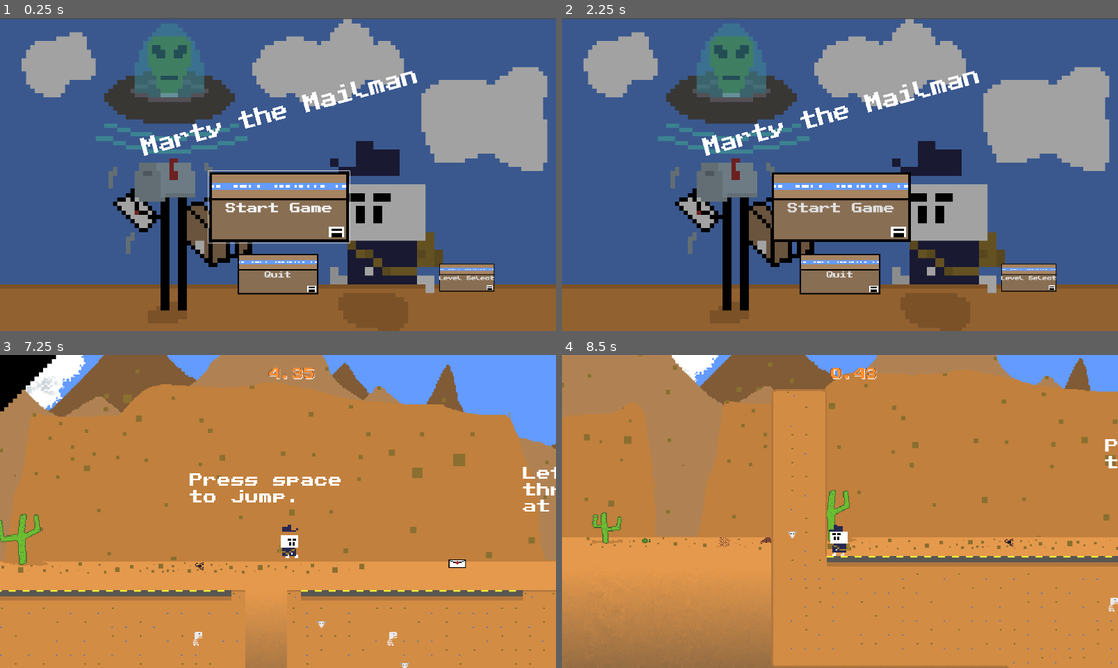
Above: before the commit, frames 1-4 (two rows, left to right).
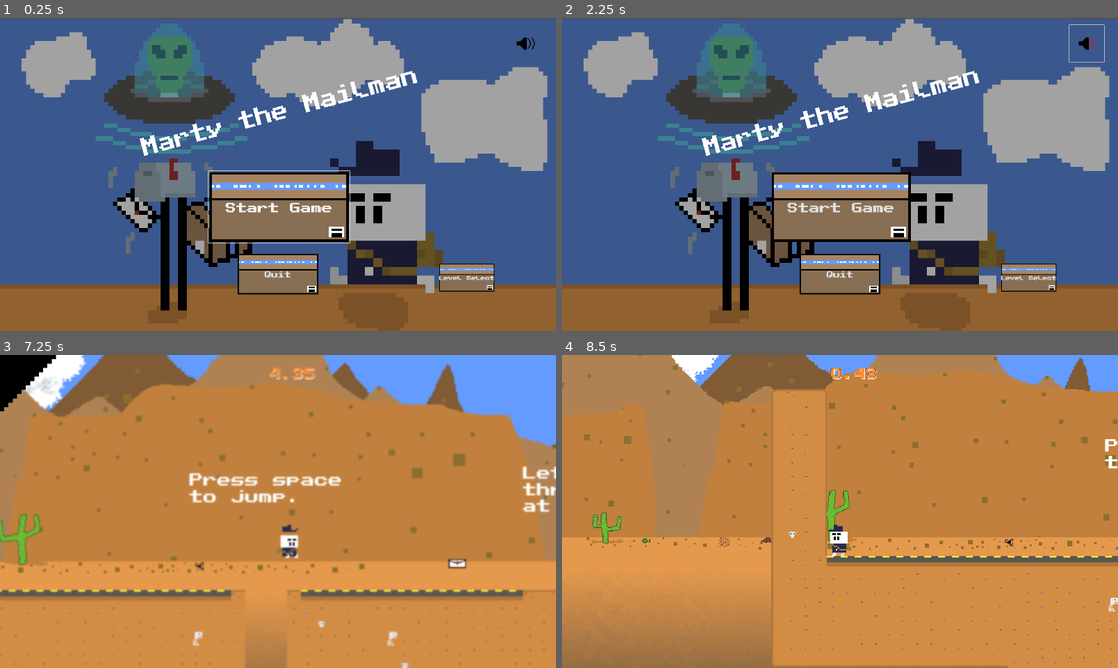
Above: after the commit, the same moments.

Repository: me6262/gameJam2023
Game: Godot game, scene res://MenuScene.tscn
Same seed, same stepped clock (60 frames per second), same inputs: the game is played once before the commit and once after it. The engine's default icon, where the game draws it, is replaced by a stand-in: a white triangle on a blue panel in a dark square.
Inputs (mouse positions are in pixels of both pictures, inside the frame that each line leads up to):
- Up to frame 1 (0.25 s): no input
- Up to frame 2 (2.25 s): click "Level Select" at 0.5 s; click "back" at 1.25 s; click (1084, 43) at 2.02 s
- Up to frame 3 (7.25 s): click "Start Game" at 2.75 s; tap Enter every 0.75 s from 3.5 to 6.5 s; move the mouse to (400, 495) at 3.52 s; hold Right mouse button (aim) 3.53-4.28 s; hold Right (ui_right) 3.53-5.03 s; tap Space (jump) at 3.77, 4.52, 6.02, 6.77 s; move the mouse to (166, 527) at 4.27 s; click (166, 527) at 4.35 s; move the mouse to (333, 442) at 5.02 s; hold Left (ui_left) 5.03-5.78 s; tap K (look_down) at 5.1 s; move the mouse to (250, 574) at 5.77 s; hold Right (ui_right) from 5.78 s (still down); tap J (look_left) at 5.85 s; move the mouse to (444, 558) at 6.52 s; tap L (look_right) at 6.6 s; tap Escape (pause) at 7.15 s
- Up to frame 4 (8.5 s): tap Enter at 7.25 s; move the mouse to (673, 464) at 7.27 s; release Right (ui_right) at 7.28 s; hold Left (ui_left) 7.28-8 s; tap I (look_up) at 7.35 s; tap Space (jump) at 7.52 s; click "Start Game" at 8 s

The runs differ from the first frame. In frame 1, less than 0.1% of the frame differs, in the area x 92-97%, y 6-11%; in frame 2, 0.1%; in frame 3, 3.8%, in the area x 0-100%, y 0-100%; in frame 4, nothing differs.
Error before the commit: Cannot call method 'get_var' on a null value. (res://Stopwatch.gd:25)
Error after the commit: Cannot call method 'get_var' on a null value. (res://Stopwatch.gd:26)

Commit message:
added new features

Diff:
--- a/AudioStreamPlayer2D.gd
+++ b/AudioStreamPlayer2D.gd
@@ -5,7 +5,7 @@
 
 # Called when the node enters the scene tree for the first time.
 func _ready():
-	pass
+	get_tree().get_first_node_in_group("music_mute_button").toggled.connect(on_music_toggled)
 
 # Called every frame. 'delta' is the elapsed time since the previous frame.
 func _process(delta):
@@ -13,5 +13,8 @@
 		player = get_tree().get_first_node_in_group("Player")
 	else:
 		global_position = player.global_position
-	if not playing:
+	if not playing and not stream_paused:
 		play(0)
+
+func on_music_toggled(status: bool):
+	stream_paused = status
--- a/Level.gd
+++ b/Level.gd
@@ -8,6 +8,6 @@
 
 @onready var player: Player = get_tree().get_first_node_in_group("Player")
 
-signal level_completed(next: PackedScene)
+signal level_completed
 signal level_failed(message: String)
 signal level_started
--- a/MainMenu.gd
+++ b/MainMenu.gd
@@ -12,14 +12,14 @@
 @onready var menu: FailScreen = get_tree().get_first_node_in_group("allmenu")
 @export var level_select: Control
 var next_packed_level: PackedScene
-@onready var current_packed_level = level_one
+@onready var current_packed_level: PackedScene = level_one
 var next_level: Level
 var current_level: Level
 
 signal level_starting(level:int)
 signal level_ending
 
-var all_levels_list
+var all_levels_list = DirAccess.get_files_at("res://levels")
 
 # 400, 472
 
@@ -50,7 +50,8 @@
 	if current_level != null and not current_level.is_queued_for_deletion():
 		current_level.queue_free()
 	unpacked_player.show()
-	current_packed_level = level_one
+	current_packed_level = load("res://levels/" + all_levels_list[0])
+	level_index = 0
 	current_level = current_packed_level.instantiate()
 	get_tree().root.get_child(0).add_child(current_level)
 	current_level.level_completed.connect(on_level_completed)
@@ -64,21 +65,23 @@
 	$quit.button_pressed = false
 	hide()
 
-func on_level_completed(next: PackedScene):
+func on_level_completed():
 	hide()
-	if not next:
+
+	if all_levels_list.size() - 1 < level_index + 1:
+		level_ending.emit()
 		menu.final_level_done()
 		return
 	if menu:
 		level_ending.emit()
 		menu.level_done()
+		level_index += 1
 		await menu.next_level
-		level_index += 1
 
 	print("complete recieved")
-	current_packed_level = next
+	current_packed_level = load("res://levels/" + all_levels_list[level_index])
 	current_level.queue_free()
-	next_level = next.instantiate()
+	next_level = current_packed_level.instantiate()
 	current_level = next_level
 	current_level.level_failed.connect(on_level_failed)
 	current_level.level_completed.connect(on_level_completed)
@@ -125,4 +128,30 @@
 
 func _on_button_pressed():
 	level_select.show()
-	level_select.grab_focus()
+	level_select.get_node("Button").grab_focus()
+
+func on_level_selected(idx: int):
+	print("level select recieved")
+	if get_tree().paused:
+		get_tree().paused = false
+	if unpacked_player == null:
+		unpacked_player = player.instantiate()
+		get_tree().root.get_child(0).add_child(unpacked_player)
+	if current_level != null and not current_level.is_queued_for_deletion():
+		current_level.queue_free()
+	unpacked_player.show()
+	print(all_levels_list[idx])
+	current_packed_level = load("res://levels/" + all_levels_list[idx])
+	level_index = idx
+	current_level = current_packed_level.instantiate()
+	get_tree().root.get_child(0).add_child(current_level)
+	current_level.level_completed.connect(on_level_completed)
+	current_level.level_failed.connect(on_level_failed)
+	unpacked_player.position = Vector2(80, 500)
+	level_starting.emit(idx)
+	unpacked_player.cam.enabled = true
+	$start.disabled = true
+	$start.button_pressed = false
+	$quit.disabled = true
+	$quit.button_pressed = false
+	hide()
--- a/MenuScene.tscn
+++ b/MenuScene.tscn
@@ -9,12 +9,20 @@
 [ext_resource type="PackedScene" uid="uid://cv63g0qbfrl3" path="res://Menus/LevelSelect.tscn" id="7_7sijl"]
 
 [node name="Node2D" type="Node2D"]
+texture_filter = 1
 
 [node name="Objectives" parent="." node_paths=PackedStringArray("level_select") instance=ExtResource("1_1js8d")]
 process_mode = 3
 level_select = NodePath("../LevelSelect")
 
+[node name="LevelSelect" parent="." instance=ExtResource("7_7sijl")]
+visible = false
+offset_right = 1920.0
+offset_bottom = 1084.0
+focus_mode = 2
+
 [node name="RetryScreen" parent="." instance=ExtResource("2_13v03")]
+visible = false
 
 [node name="Stopwatch" type="CanvasLayer" parent="." node_paths=PackedStringArray("menu", "main") groups=["stopwatch"]]
 process_mode = 1
@@ -54,9 +62,6 @@
 theme_override_font_sizes/font_size = 40
 text = "00:00"
 
-[node name="AudioListener2D" type="AudioListener2D" parent="Stopwatch/Control"]
-
-[node name="LevelSelect" parent="." instance=ExtResource("7_7sijl")]
-visible = false
-offset_right = 1920.0
-offset_bottom = 1084.0
+[connection signal="level_selected" from="LevelSelect" to="Objectives" method="on_level_selected"]
+[connection signal="new_best" from="Stopwatch" to="LevelSelect" method="_on_stopwatch_new_best"]
+[connection signal="new_best" from="Stopwatch" to="RetryScreen" method="_on_stopwatch_new_best"]
--- a/Menus/LevelIcon.gd
+++ b/Menus/LevelIcon.gd
@@ -1,8 +1,11 @@
 @tool
 extends Button
 
+signal level_selected(idx: int)
+
 var level_string: String = "stuff"
-var level_scene_string: String
+var level_number: int
+
 var level_time: float = 0
 
 # Called when the node enters the scene tree for the first time.
@@ -13,7 +16,12 @@
 
 # Called every frame. 'delta' is the elapsed time since the previous frame.
 
-func change_data(level_num: String, time: float, scene_string:String):
+func change_data(level_num: String, time: float):
 	text = level_num
 	$Label.text = str(time)
-	level_scene_string = scene_string
+	level_number = int(level_num) - 1
+
+
+func _on_pressed():
+	print("level button pressed internally")
+	level_selected.emit(level_number)
--- a/Menus/LevelIcon.tscn
+++ b/Menus/LevelIcon.tscn
@@ -4,6 +4,7 @@
 [ext_resource type="Script" path="res://Menus/LevelIcon.gd" id="1_hu6xu"]
 
 [node name="LevelIcon" type="Button"]
+process_mode = 3
 texture_filter = 1
 custom_minimum_size = Vector2(256, 256)
 anchors_preset = 15
@@ -15,7 +16,7 @@
 grow_vertical = 2
 theme = ExtResource("1_fl6ja")
 theme_override_font_sizes/font_size = 45
-text = "0"
+text = "Stuffdjsfsdjkh"
 script = ExtResource("1_hu6xu")
 
 [node name="Label" type="Label" parent="."]
@@ -27,3 +28,5 @@
 text = "0"
 horizontal_alignment = 1
 vertical_alignment = 1
+
+[connection signal="pressed" from="." to="." method="_on_pressed"]
--- a/Menus/LevelSelect.gd
+++ b/Menus/LevelSelect.gd
@@ -1,5 +1,7 @@
 @tool
 extends Control
+
+signal level_selected(idx: int)
 
 var first_run = true
 var level_folder = "res://levels"
@@ -7,6 +9,7 @@
 @onready var dir = DirAccess.get_files_at(level_folder)
 @onready var folder_size = dir.size()
 @onready var current_layer:HBoxContainer
+var times = []
 # Called when the node enters the scene tree for the first time.
 func _ready():
 	print("bruh")
@@ -16,20 +19,26 @@
 	if DirAccess.get_files_at(level_folder).size() == dir.size() and not first_run:
 		return
 	var i = 0
-	var times = []
-	times = FileAccess.open("user://leaderboard.dat", FileAccess.READ).get_var(true)
+	if times.size() <= 0:
+		times = FileAccess.open("user://leaderboard.dat", FileAccess.READ).get_var(true)
+
+	dir = DirAccess.get_files_at(level_folder)
 	current_layer = HBoxContainer.new()
+	current_layer.add_spacer(true)
 	$VBoxContainer.add_child(current_layer)
 	for file in dir:
 		print(file)
 		var level_icon = level_icons.instantiate()
 		current_layer.add_child(level_icon)
 		current_layer.add_spacer(false)
-		level_icon.change_data("%d" % (i + 1), times[i] if times.size() > i else 0, file)
+		level_icon.change_data("%d" % (i + 1), times[i] if times.size() > i else 0)
+		level_icon.level_selected.connect(on_selected)
+		# if (i + 1) % 8 == 0:
+		# 	pass
 		if (i + 1) % 4 == 0:
-			current_layer.add_spacer(true)
 			print("new layer")
 			current_layer = HBoxContainer.new()
+			current_layer.add_spacer(true)
 			$VBoxContainer.add_spacer(false)
 			$VBoxContainer.add_child(current_layer)
 		first_run = false
@@ -44,3 +53,16 @@
 
 func _on_button_pressed():
 	hide()
+
+func on_selected(idx: int):
+	print("level button pressed")
+	hide()
+	level_selected.emit(idx)
+
+
+
+func _on_stopwatch_new_best(time: float, level: int):
+	for child in $VBoxContainer.get_children():
+		child.queue_free()
+	first_run = false
+	times[level] = time
--- /dev/null
+++ b/Menus/LevelSelect.gdshader
@@ -0,0 +1,20 @@
+shader_type canvas_item;
+
+uniform float FloatParameter : hint_range(0, 5);
+uniform sampler2D SCREEN_TEXTURE : hint_screen_texture, filter_linear_mipmap;
+
+
+
+void fragment() {
+
+
+	vec4 n_out2p0;
+// Texture2D:2
+	n_out2p0 = textureLod(SCREEN_TEXTURE, SCREEN_UV, FloatParameter);
+
+
+// Output:0
+	COLOR = n_out2p0;
+
+
+}
--- /dev/null
+++ b/Menus/LevelSelect.tres
@@ -0,0 +1,56 @@
+[gd_resource type="VisualShader" load_steps=4 format=3 uid="uid://b31a7k74guckk"]
+
+[sub_resource type="VisualShaderNodeTexture" id="VisualShaderNodeTexture_381gj"]
+expanded_output_ports = [0]
+source = 1
+
+[sub_resource type="VisualShaderNodeInput" id="VisualShaderNodeInput_t64i2"]
+output_port_for_preview = 0
+input_name = "screen_uv"
+
+[sub_resource type="VisualShaderNodeFloatParameter" id="VisualShaderNodeFloatParameter_mywoj"]
+output_port_for_preview = 0
+parameter_name = "FloatParameter"
+hint = 1
+max = 5.0
+default_value = 2.0
+
+[resource]
+code = "shader_type canvas_item;
+render_mode blend_mix;
+
+uniform float FloatParameter : hint_range(0, 5);
+uniform sampler2D screen_tex_frg_2 : hint_screen_texture;
+
+
+
+void fragment() {
+// Input:5
+	vec2 n_out5p0 = SCREEN_UV;
+
+
+// FloatParameter:6
+	float n_out6p0 = FloatParameter;
+
+
+	vec4 n_out2p0;
+// Texture2D:2
+	n_out2p0 = textureLod(screen_tex_frg_2, n_out5p0, n_out6p0);
+
+
+// Output:0
+	COLOR.rgb = vec3(n_out2p0.xyz);
+
+
+}
+"
+graph_offset = Vector2(-896.432, 167.096)
+mode = 1
+flags/light_only = false
+nodes/fragment/2/node = SubResource("VisualShaderNodeTexture_381gj")
+nodes/fragment/2/position = Vector2(40, 220)
+nodes/fragment/5/node = SubResource("VisualShaderNodeInput_t64i2")
+nodes/fragment/5/position = Vector2(-460, 140)
+nodes/fragment/6/node = SubResource("VisualShaderNodeFloatParameter_mywoj")
+nodes/fragment/6/position = Vector2(-700, 420)
+nodes/fragment/connections = PackedInt32Array(5, 0, 2, 0, 6, 0, 2, 1, 2, 0, 0, 0)
--- a/Menus/LevelSelect.tscn
+++ b/Menus/LevelSelect.tscn
@@ -1,9 +1,12 @@
-[gd_scene load_steps=3 format=3 uid="uid://cv63g0qbfrl3"]
+[gd_scene load_steps=4 format=3 uid="uid://cv63g0qbfrl3"]
 
 [ext_resource type="Theme" uid="uid://c23xnxlf53rgf" path="res://MenuTheme.tres" id="1_7ynrv"]
 [ext_resource type="Script" path="res://Menus/LevelSelect.gd" id="1_vmyyp"]
+[ext_resource type="Material" uid="uid://ptrgymgkqglj" path="res://Menus/blurry_background.tres" id="3_qi5qv"]
 
 [node name="LevelSelect" type="Control"]
+process_mode = 3
+texture_filter = 1
 layout_mode = 3
 anchors_preset = 15
 anchor_right = 1.0
@@ -15,19 +18,28 @@
 theme = ExtResource("1_7ynrv")
 script = ExtResource("1_vmyyp")
 
+[node name="Panel" type="ColorRect" parent="."]
+material = ExtResource("3_qi5qv")
+layout_mode = 0
+offset_right = 1920.0
+offset_bottom = 1080.0
+theme = ExtResource("1_7ynrv")
+
 [node name="VBoxContainer" type="VBoxContainer" parent="."]
 layout_mode = 1
 anchors_preset = 14
 anchor_top = 0.5
 anchor_right = 1.0
 anchor_bottom = 0.5
-offset_top = -286.0
-offset_bottom = 270.0
+offset_top = -394.0
+offset_bottom = 402.0
 grow_horizontal = 2
 grow_vertical = 2
+theme = ExtResource("1_7ynrv")
 alignment = 1
 
 [node name="Button" type="Button" parent="."]
+process_mode = 3
 layout_mode = 1
 offset_left = 40.0
 offset_top = 27.0
@@ -36,4 +48,11 @@
 theme_override_font_sizes/font_size = 40
 text = "back"
 
+[connection signal="pressed" from="VBoxContainer/@HBoxContainer@23344/LevelIcon" to="VBoxContainer/@HBoxContainer@23344/LevelIcon" method="_on_pressed" flags=18]
+[connection signal="pressed" from="VBoxContainer/@HBoxContainer@23344/@Button@23346" to="VBoxContainer/@HBoxContainer@23344/@Button@23346" method="_on_pressed" flags=18]
+[connection signal="pressed" from="VBoxContainer/@HBoxContainer@23344/@Button@23348" to="VBoxContainer/@HBoxContainer@23344/@Button@23348" method="_on_pressed" flags=18]
+[connection signal="pressed" from="VBoxContainer/@HBoxContainer@23344/@Button@23350" to="VBoxContainer/@HBoxContainer@23344/@Button@23350" method="_on_pressed" flags=18]
+[connection signal="pressed" from="VBoxContainer/@HBoxContainer@23354/LevelIcon" to="VBoxContainer/@HBoxContainer@23354/LevelIcon" method="_on_pressed" flags=18]
+[connection signal="pressed" from="VBoxContainer/@HBoxContainer@23354/@Button@23356" to="VBoxContainer/@HBoxContainer@23354/@Button@23356" method="_on_pressed" flags=18]
+[connection signal="pressed" from="VBoxContainer/@HBoxContainer@23354/@Button@23358" to="VBoxContainer/@HBoxContainer@23354/@Button@23358" method="_on_pressed" flags=18]
 [connection signal="pressed" from="Button" to="." method="_on_button_pressed"]
--- /dev/null
+++ b/Menus/blurry_background.tres
@@ -0,0 +1,7 @@
+[gd_resource type="ShaderMaterial" load_steps=2 format=3 uid="uid://ptrgymgkqglj"]
+
+[ext_resource type="Shader" path="res://Menus/LevelSelect.gdshader" id="1_0wfcx"]
+
+[resource]
+shader = ExtResource("1_0wfcx")
+shader_parameter/FloatParameter = 1.298
--- a/Stopwatch.gd
+++ b/Stopwatch.gd
@@ -5,6 +5,7 @@
 
 signal timing_start
 signal timing_end(time:int)
+signal new_best(time: float, level:int)
 
 var current_level: int
 
@@ -40,9 +41,14 @@
 	menu.message = $Control/Label.text
 	hide()
 	counting = false
+	timing_end.emit()
 	if times.size() >= current_level + 1:
-		times[current_level] = float($Control/Label.text)
+		if times[current_level] > float($Control/Label.text):
+			new_best.emit(float($Control/Label.text), current_level)
+			print("better time")
+			times[current_level] = float($Control/Label.text)
 	else:
+		print("array too small")
 		while times.size() < current_level - 1:
 			times.append(0)
 		times.append(float($Control/Label.text))
--- a/levels/Level8.tscn
+++ /dev/null
@@ -1,7 +0,0 @@
-[gd_scene load_steps=2 format=3 uid="uid://cmkdbrnjkkpfk"]
-
-[ext_resource type="Script" path="res://script_templates/Level/LevelOne.gd" id="1_w3hlt"]
-
-[node name="Node2D" type="Node2D" groups=["Level"]]
-script = ExtResource("1_w3hlt")
-starting_mail = 2
--- a/objectives.tscn
+++ b/objectives.tscn
@@ -1,9 +1,12 @@
-[gd_scene load_steps=5 format=3 uid="uid://bn701six60kve"]
+[gd_scene load_steps=8 format=3 uid="uid://bn701six60kve"]
 
 [ext_resource type="Theme" uid="uid://c23xnxlf53rgf" path="res://MenuTheme.tres" id="1_2l5kn"]
 [ext_resource type="Script" path="res://MainMenu.gd" id="2_ow3oo"]
 [ext_resource type="Texture2D" uid="uid://dtqqk5lqf8twn" path="res://art/box_button.png" id="2_r58tq"]
 [ext_resource type="Texture2D" uid="uid://d3m1lf5cexjdq" path="res://art/main_menu.png" id="3_wrjl0"]
+[ext_resource type="Texture2D" uid="uid://2sm66xu24hy6" path="res://art/volume.png" id="5_xt0ot"]
+[ext_resource type="Script" path="res://toggle_music.gd" id="6_753is"]
+[ext_resource type="Texture2D" uid="uid://dgud72wt4mygv" path="res://art/volumemute.png" id="7_jo6fq"]
 
 [node name="Objectives" type="Control"]
 layout_mode = 3
@@ -84,6 +87,23 @@
 icon_alignment = 1
 expand_icon = true
 
+[node name="MuteButton" type="Button" parent="." groups=["music_mute_button"]]
+texture_filter = 1
+layout_mode = 0
+offset_left = 1752.0
+offset_top = 24.0
+offset_right = 1872.0
+offset_bottom = 152.0
+toggle_mode = true
+icon = ExtResource("5_xt0ot")
+flat = true
+icon_alignment = 1
+expand_icon = true
+script = ExtResource("6_753is")
+on_texture = ExtResource("5_xt0ot")
+off_texture = ExtResource("7_jo6fq")
+
 [connection signal="pressed" from="start" to="." method="_on_start_pressed"]
 [connection signal="pressed" from="quit" to="." method="_on_quit_pressed"]
 [connection signal="pressed" from="Button" to="." method="_on_button_pressed"]
+[connection signal="toggled" from="MuteButton" to="MuteButton" method="_on_toggled"]
--- a/props/mailbox.gd
+++ b/props/mailbox.gd
@@ -4,7 +4,7 @@
 
 signal mail_recieved
 
-@export var mail_required = 1
+var mail_required = 1
 var player: CharacterBody2D
 var mail: MailProjectile
 
--- a/retry.gd
+++ b/retry.gd
@@ -29,16 +29,19 @@
 		$Control/Label/Message.text = ""
 		$Control/Label.text = "Paused"
 		$Control/Button2.text = "Restart"
+		$Control/Label/Best.text = ""
 	elif is_fail_menu:
 		$Control/Label/Message.text = ""
 		$Control/Label.text = "You Failed"
 		$Control/Button2.text = "Retry"
+		$Control/Label/Best.text = ""
 	elif is_next_menu:
 		$Control/Label.text = "Level Completed!"
 		$Control/Button2.text = "Next"
 	elif is_last_menu:
 		$Control/Label.text = "Thanks For Playing!"
 		$Control/Button2.text = "Quit"
+		$Control/Label/Best.text = ""
 
 func level_done():
 	$Control/AnimationPlayer.play("swoop_in")
@@ -49,7 +52,7 @@
 	is_next_menu = true
 	is_pause_menu = false
 	is_fail_menu = false
-	$Control.visible = true
+	visible = true
 	$Control/Button.disabled = false
 	$Control/Button2.disabled = false
 
@@ -63,7 +66,7 @@
 	is_pause_menu = false
 	is_fail_menu = false
 	is_last_menu = true
-	$Control.visible = true
+	visible = true
 	$Control/Button.disabled = false
 	$Control/Button2.disabled = false
 
@@ -74,7 +77,7 @@
 	is_next_menu = false
 	is_pause_menu = false
 	is_fail_menu = true
-	$Control.visible = true
+	visible = true
 	$Control/AnimationPlayer.play("swoop_in")
 	$Control/Button2.grab_focus()
 	$Control/Button.disabled = false
@@ -90,7 +93,7 @@
 		is_next_menu = false
 		is_pause_menu = true
 		is_fail_menu = false
-		$Control.visible = true
+		visible = true
 		$Control/AnimationPlayer.play("swoop_in")
 		$Control/Button2.grab_focus()
 		await $Control/AnimationPlayer.animation_finished
@@ -100,7 +103,7 @@
 		$Control/AnimationPlayer.play_backwards("swoop_in")
 		await $Control/AnimationPlayer.animation_finished
 		get_tree().paused = false
-		$Control.visible = false
+		visible = false
 		paused = false
 
 
@@ -126,13 +129,13 @@
 
 func on_anim_finsihed_menu(_anim_name):
 		$Control/AnimationPlayer.disconnect("animation_finished", on_anim_finsihed_menu)
-		$Control.visible = false
+		visible = false
 		get_tree().paused = true
 		main_menu.emit()
 		print("main_menu")
 
 func on_anim_finsihed_retry(_anim_name):
-		$Control.visible = false
+		visible = false
 		get_tree().paused = false
 		if is_fail_menu or is_pause_menu:
 
@@ -143,5 +146,15 @@
 			print("next level")
 			$Control/AnimationPlayer.disconnect("animation_finished", on_anim_finsihed_retry)
 			next_level.emit()
+			$Control/Label/Label.text = ""
 		elif is_last_menu:
-			get_tree().quit()
+			$Control/AnimationPlayer.disconnect("animation_finished", on_anim_finsihed_retry)
+			visible = false
+			get_tree().paused = true
+			main_menu.emit()
+			print("main_menu")
+
+
+func _on_stopwatch_new_best(_time: float):
+	print("new best")
+	$Control/Label/Best.text = "New Best!"
--- a/retry.tscn
+++ b/retry.tscn
@@ -1,8 +1,9 @@
-[gd_scene load_steps=8 format=3 uid="uid://bcwtty0f6vam6"]
+[gd_scene load_steps=9 format=3 uid="uid://bcwtty0f6vam6"]
 
 [ext_resource type="Texture2D" uid="uid://bqlyllqee2jeq" path="res://art/transition_bar.png" id="1_2gsmu"]
 [ext_resource type="Script" path="res://retry.gd" id="1_nn7kg"]
 [ext_resource type="Theme" uid="uid://c23xnxlf53rgf" path="res://MenuTheme.tres" id="2_ed4nv"]
+[ext_resource type="Material" uid="uid://ptrgymgkqglj" path="res://Menus/blurry_background.tres" id="2_wc5g2"]
 [ext_resource type="Texture2D" uid="uid://dtqqk5lqf8twn" path="res://art/box_button.png" id="3_r7iwo"]
 
 [sub_resource type="Animation" id="Animation_4lc53"]
@@ -114,6 +115,11 @@
 offset_right = 40.0
 offset_bottom = 40.0
 
+[node name="ColorRect" type="ColorRect" parent="Control"]
+material = ExtResource("2_wc5g2")
+offset_right = 1920.0
+offset_bottom = 1080.0
+
 [node name="AnimationPlayer" type="AnimationPlayer" parent="Control"]
 root_node = NodePath("../..")
 libraries = {
@@ -178,6 +184,16 @@
 theme_override_font_sizes/font_size = 70
 text = "You Failed!"
 
+[node name="Best" type="Label" parent="Control/Label"]
+layout_mode = 0
+offset_left = 264.0
+offset_top = 240.0
+offset_right = 304.0
+offset_bottom = 256.0
+text = "apapap"
+horizontal_alignment = 1
+vertical_alignment = 1
+
 [node name="Message" type="Label" parent="Control/Label"]
 layout_mode = 0
 offset_left = 64.0
--- a/script_templates/Level/LevelOne.gd
+++ b/script_templates/Level/LevelOne.gd
@@ -4,10 +4,6 @@
 
 func _ready():
 	level_started.emit()
-	get_tree().get_first_node_in_group("Mailbox").mail_recieved.connect(on_mail_recieved)
-	get_tree().get_first_node_in_group("Mailbox").mail_required = mail_required
-	get_tree().get_first_node_in_group("Player").died.connect(on_died)
-
 
 func _process(delta):
 	if not settings_done:
@@ -20,7 +16,7 @@
 func on_mail_recieved():
 
 	print("jjdfhskjfhjskdhfjksdhfsjkdhfksjdhfsdjhfskjdfhs")
-	level_completed.emit(next_level)
+	level_completed.emit()
 
 func on_died():
 	print("Recieved died signal")
--- /dev/null
+++ b/toggle_music.gd
@@ -0,0 +1,16 @@
+extends Button
+
+@export var on_texture: Texture2D
+@export var off_texture: Texture2D
+
+# Called when the node enters the scene tree for the first time.
+func _ready():
+	pass
+
+
+
+# Called every frame. 'delta' is the elapsed time since the previous frame.
+
+
+func _on_toggled(button_pressed_bro:bool):
+	icon = off_texture if button_pressed_bro else on_texture
Binary file added: art/volume.aseprite
Binary file added: art/volume.png
Not shown, added: art/volume.png.import
Binary file added: art/volumemute.png
Not shown, added: art/volumemute.png.import
